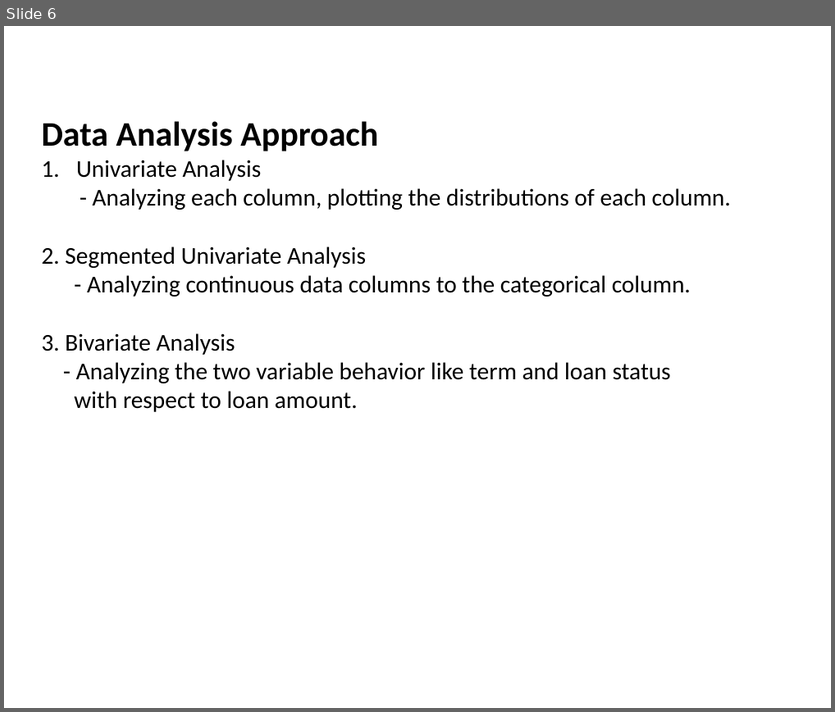
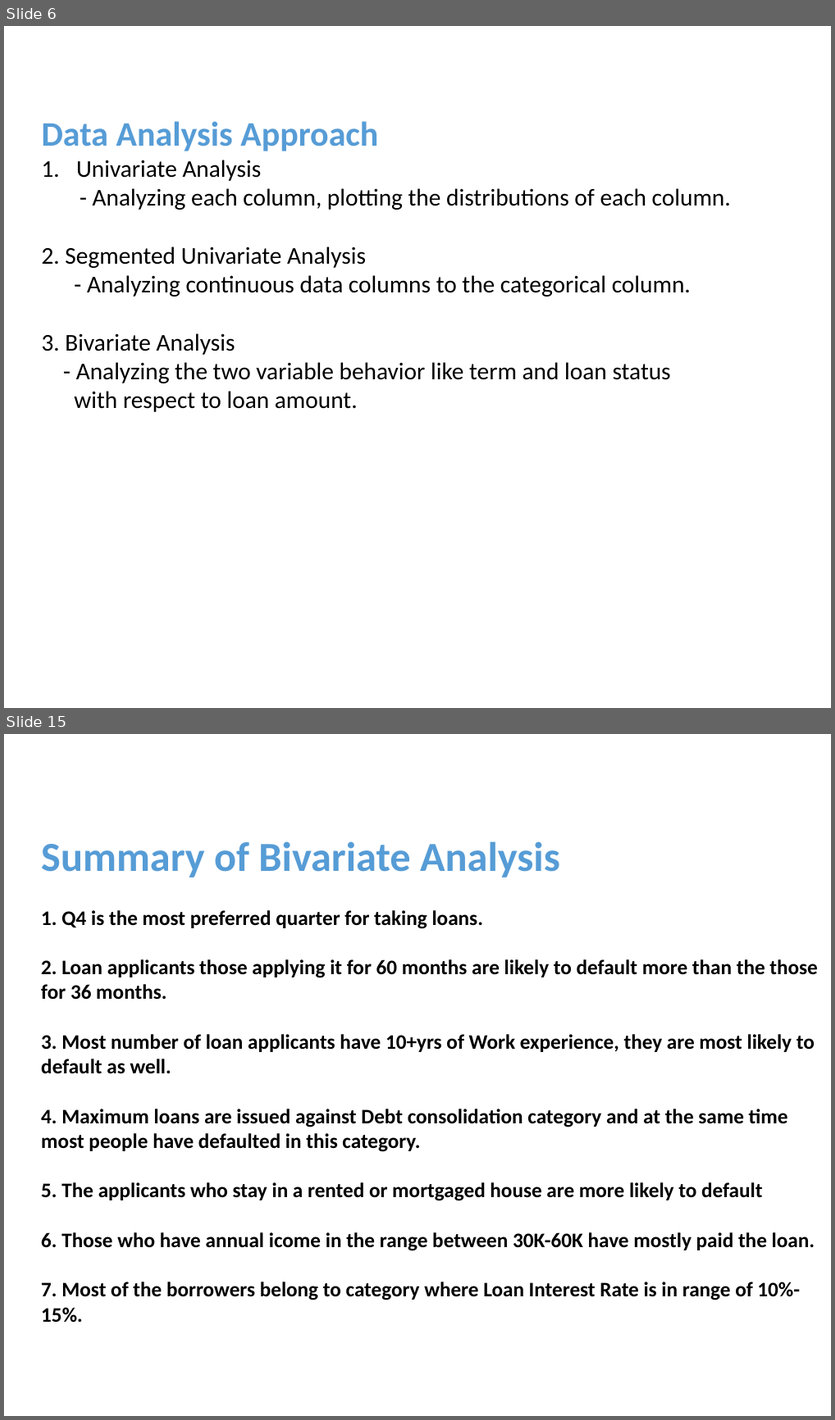
Before and after one commit to pankaj8blr/lendingClub, a slide deck: lending_club_case_study.pptx. Shown one above the other, each under a label of ours: slide 6 before the commit, slides 6 and 15 after it; the slides between them are not shown. The pictures are 835x712 and 835x1420 pixels, drawn with LibreOffice and Linux fonts; fonts in the diff are those of the drawing; background and template pictures are left out. Boxes give left, top, right and bottom in pixels: in the first picture for what was removed or moved away, otherwise in the second. Text is boxed around its words. In the diff, an @@ line names an element or a change of style, - is before the commit and + after.

```diff
--- a/lending_club_case_study.pptx
+++ b/lending_club_case_study.pptx
@@ slide 15 added at box(4, 734, 831, 1416), background #FFFFFF @@
@@ text added at box(41, 841, 817, 1323), 24 pt, text #000000, bold @@
+Summary of Bivariate Analysis
+1. Q4 is the most preferred quarter for taking loans.
+2. Loan applicants those applying it for 60 months are likely to default more than the those for 36 months.
+3. Most number of loan applicants have 10+yrs of Work experience, they are most likely to default as well.
+4. Maximum loans are issued against Debt consolidation category and at the same time most people have defaulted in this category.
+5. The applicants who stay in a rented or mortgaged house are more likely to default
+6. Those who have annual icome in the range between 30K-60K have mostly paid the loan.
+7. Most of the borrowers belong to category where Loan Interest Rate is in range of 10%-15%.
@@ slide 6 changed as well @@
@@ text at box(42, 121, 378, 151): text colour #000000 to #569CD6 in "Data Analysis Approach" @@
```
Also in this commit, not shown: 4 other slides changed, 14 other slides added, 1 slide removed, 2 other files.
